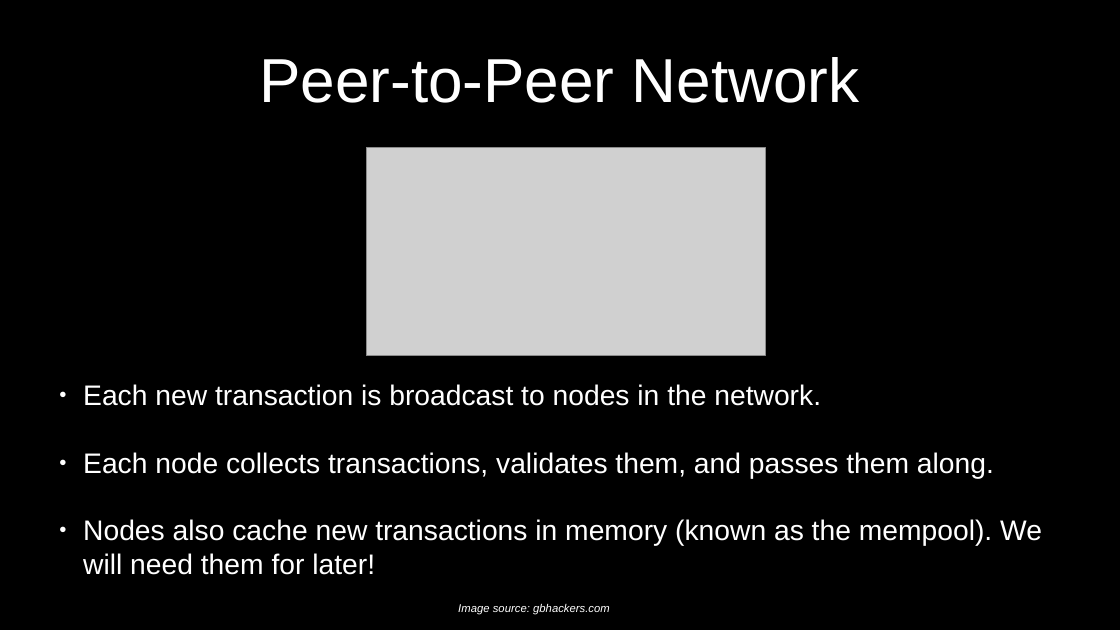
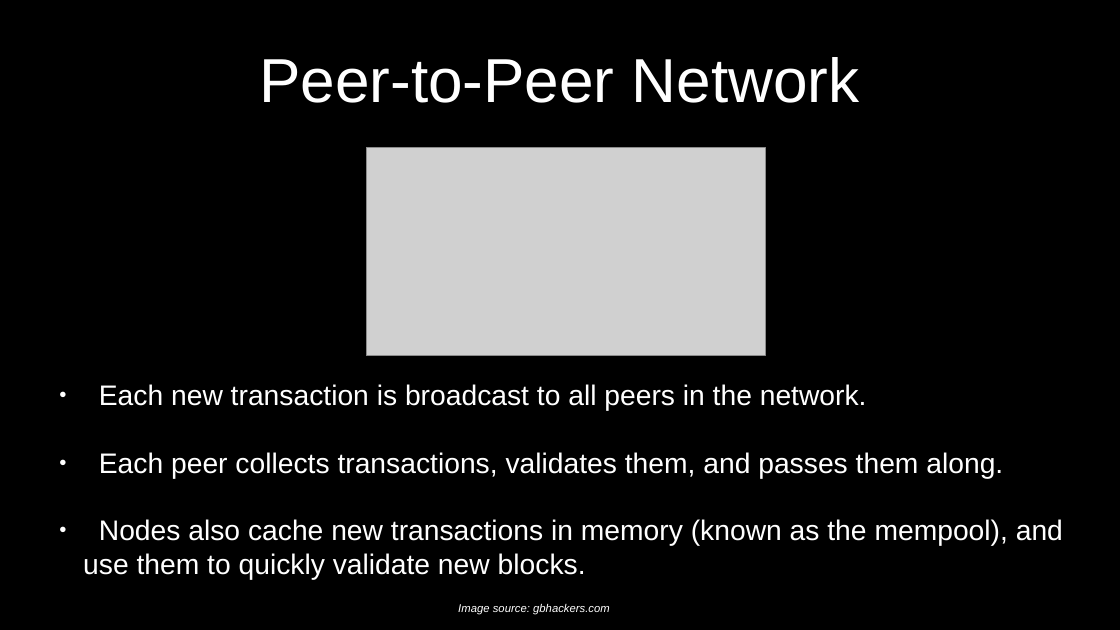
Before and after one commit to cmdruid/bitcoin-programming, a slide deck: slide 20 of slides/bitcoin-whitepaper-review.odp. Drawn at 1120x630 pixels with LibreOffice and Linux fonts; fonts in the diff are those of the drawing; grey boxes stand for pictures. Boxes give left, top, right and bottom in pixels: in the first picture for what was removed or moved away, otherwise in the second. Text is boxed around its words. In the diff, an @@ line names an element or a change of style, - is before the commit and + after.

```diff
--- a/slides/bitcoin-whitepaper-review.odp
+++ b/slides/bitcoin-whitepaper-review.odp
@@ subtitle at (83,384,1063,580): text changed @@
-● Each new transaction is broadcast to nodes in the network.
-● Each node collects transactions, validates them, and passes them along.
-● Nodes also cache new transactions in memory (known as the mempool). We will need them for later!
+● Each new transaction is broadcast to all peers in the network.
+● Each peer collects transactions, validates them, and passes them along.
+● Nodes also cache new transactions in memory (known as the mempool), and use them to quickly validate new blocks.
```
Also in this commit, not shown: 6 other slides changed, 2 slides added, 3 slides removed, 1 other file.
